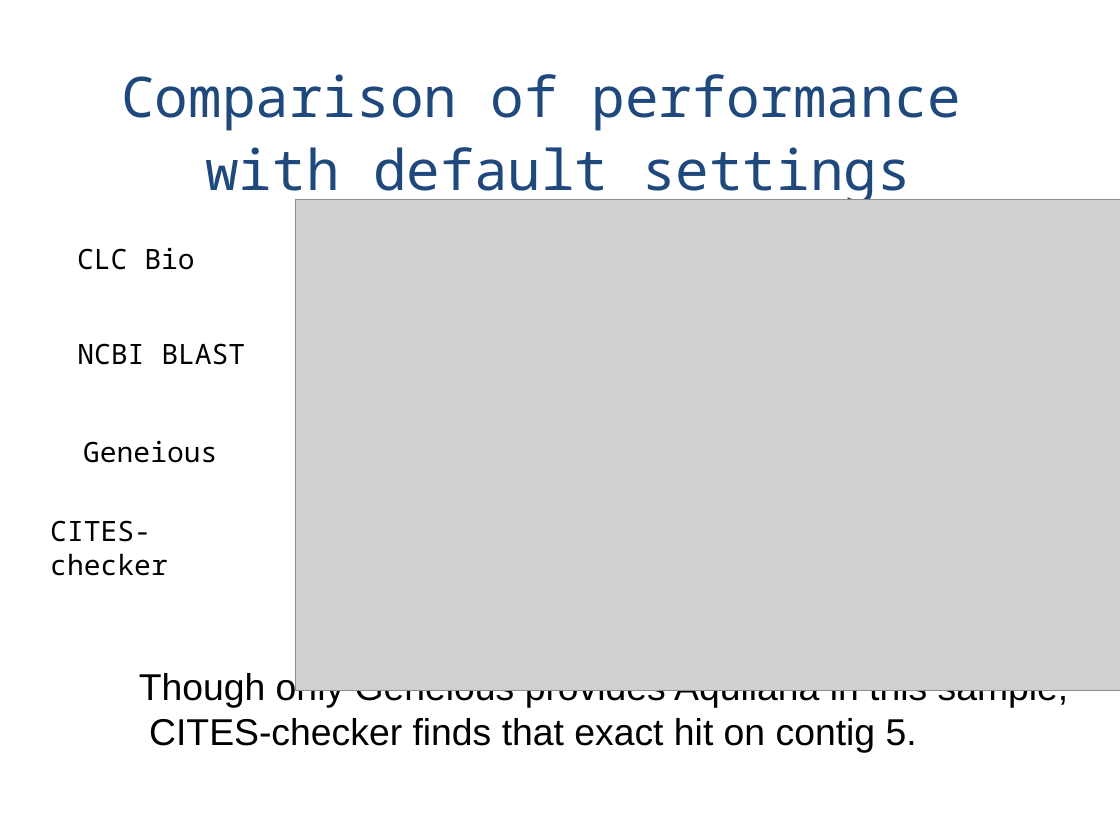
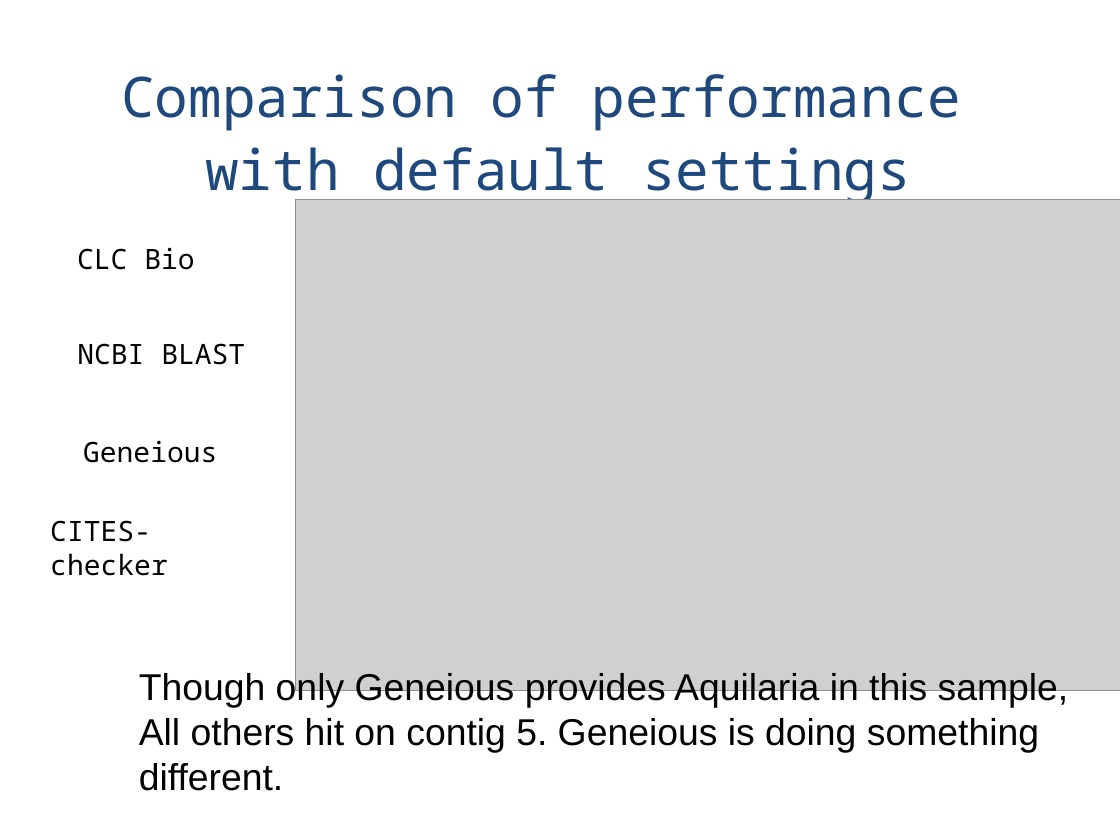
Before and after one commit to naturalis/HTS-barcode-checker, a slide deck: slide 19 of doc/presentationV4.pptx. Drawn at 1120x840 pixels with LibreOffice and Linux fonts; fonts in the diff are those of the drawing; grey boxes stand for pictures. Boxes give left, top, right and bottom in pixels: in the first picture for what was removed or moved away, otherwise in the second. Text is boxed around its words. In the diff, an @@ line names an element or a change of style, - is before the commit and + after.

```diff
--- a/doc/presentationV4.pptx
+++ b/doc/presentationV4.pptx
@@ text at [139, 718, 1039, 791]: text changed @@
-CITES-checker finds that exact hit on contig 5.
+All others hit on contig 5. Geneious is doing something
+different.
```
Also in this commit, not shown: 2 other slides changed.
